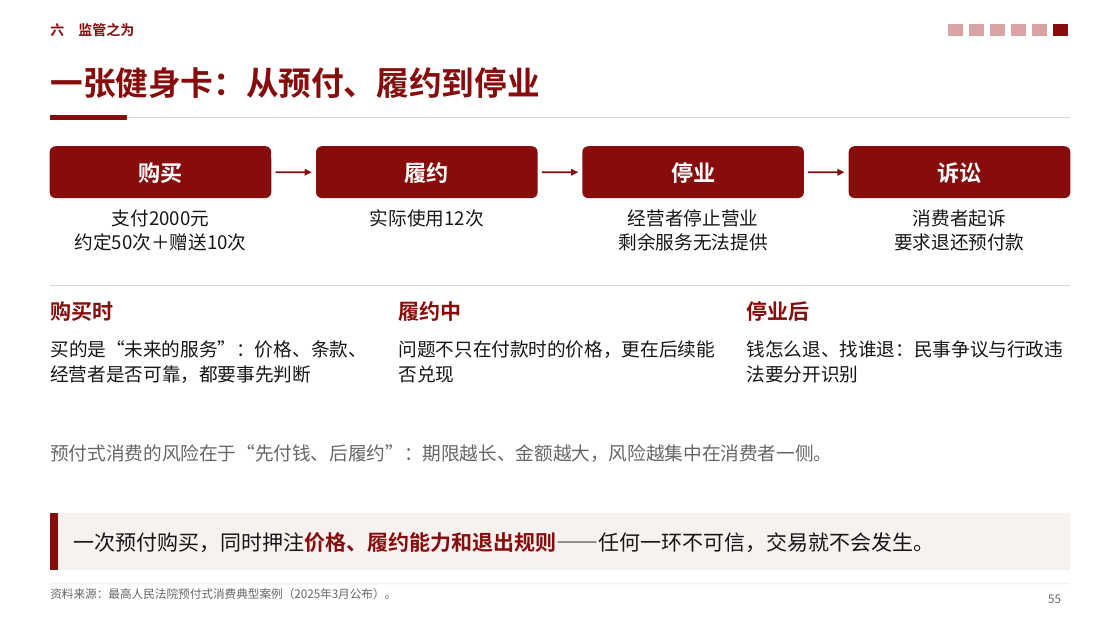
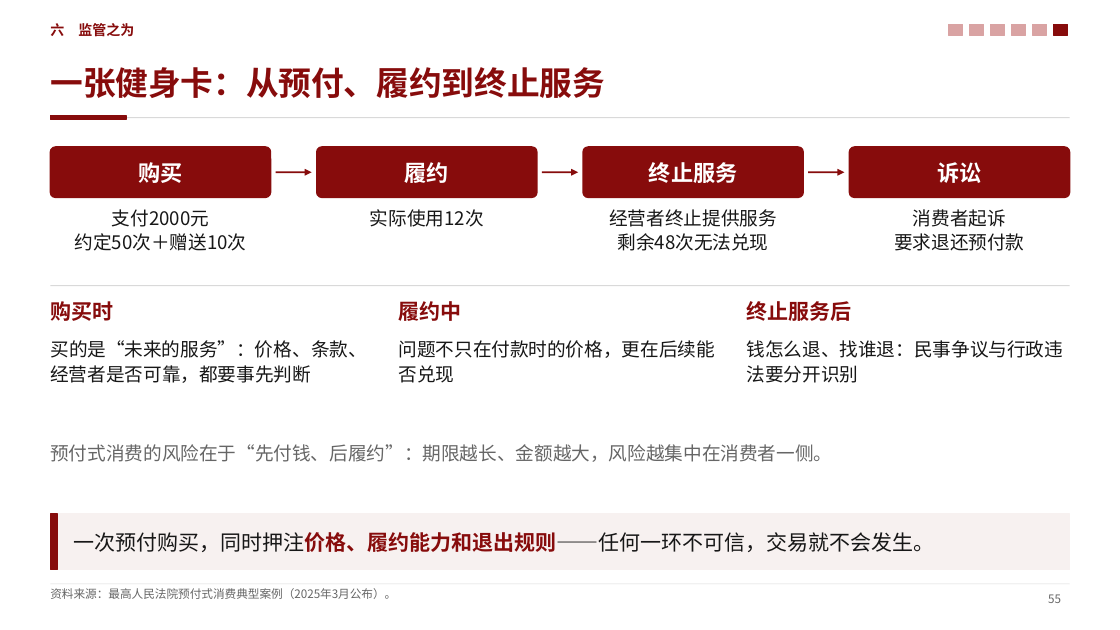
Before and after one commit to zerongwong/zerongwong.github.io, a slide deck: slide 55 of talks/2026-10-consumption-regulation/消费提振视角下的中国宏观经济形势分析_第三稿.pptx. Drawn at 1120x630 pixels with LibreOffice and Linux fonts; fonts in the diff are those of the drawing. Boxes give left, top, right and bottom in pixels: in the first picture for what was removed or moved away, otherwise in the second. Text is boxed around its words. In the diff, an @@ line names an element or a change of style, - is before the commit and + after.

```diff
--- a/talks/2026-10-consumption-regulation/消费提振视角下的中国宏观经济形势分析_第三稿.pptx
+++ b/talks/2026-10-consumption-regulation/消费提振视角下的中国宏观经济形势分析_第三稿.pptx
@@ title at [50,67,605,98]: text changed @@
-一张健身卡：从预付、履约到停业
+一张健身卡：从预付、履约到终止服务
@@ text at [649,162,737,183]: text changed @@
-停业
+终止服务
@@ text at [609,209,777,251]: text changed @@
-经营者停止营业
-剩余服务无法提供
+经营者终止提供服务
+剩余48次无法兑现
@@ text at [747,301,852,321]: text changed @@
-停业后
+终止服务后
```
Also in this commit, not shown: 13 other slides changed, 9 other files.
